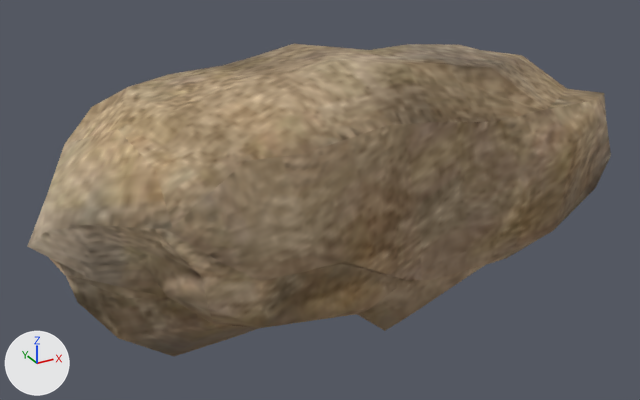
Renders of the glTF model public/assets/beach/models/rock-slab-lod1.glb from each side of a commit.
Camera for both pictures: a 50 mm camera at (-0.837, -1.45, 0.916) aimed at (-0.029, 0.02, 0.182). Arrows for +X, +Y and +Z are at lower left; the lights stay in place. The older version comes first.

The first picture shows 'namaqualand_boulder_05'.
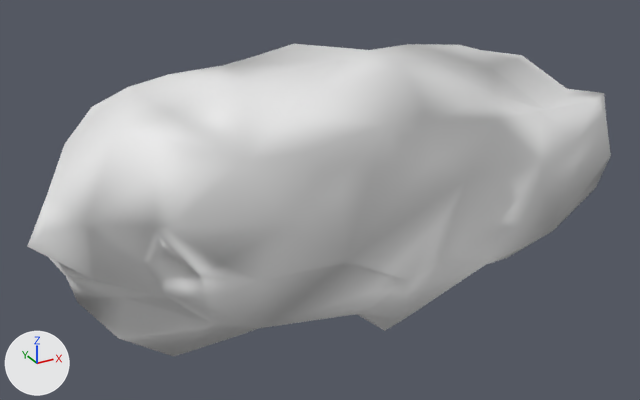
What differs and where, as boxes [x1, y1, x2, y2] in the pictures (640 x 400 px):
'namaqualand_boulder_05', recoloured (brown to white)
    both: [27, 44, 611, 356]

Diff of the bpy script that builds the scene:
```diff
--- a/public/assets/beach/models/rock-slab-lod1.glb.py
+++ b/public/assets/beach/models/rock-slab-lod1.glb.py
@@ me_boulder @@
 me_boulder.from_pydata(...)  # 179 vertices, 354 faces; spans x -0.633..0.729, y -0.35..0.383, z -0.005..0.526
-me_boulder.materials.append(mat_namaqualand_boulder_05)
```
